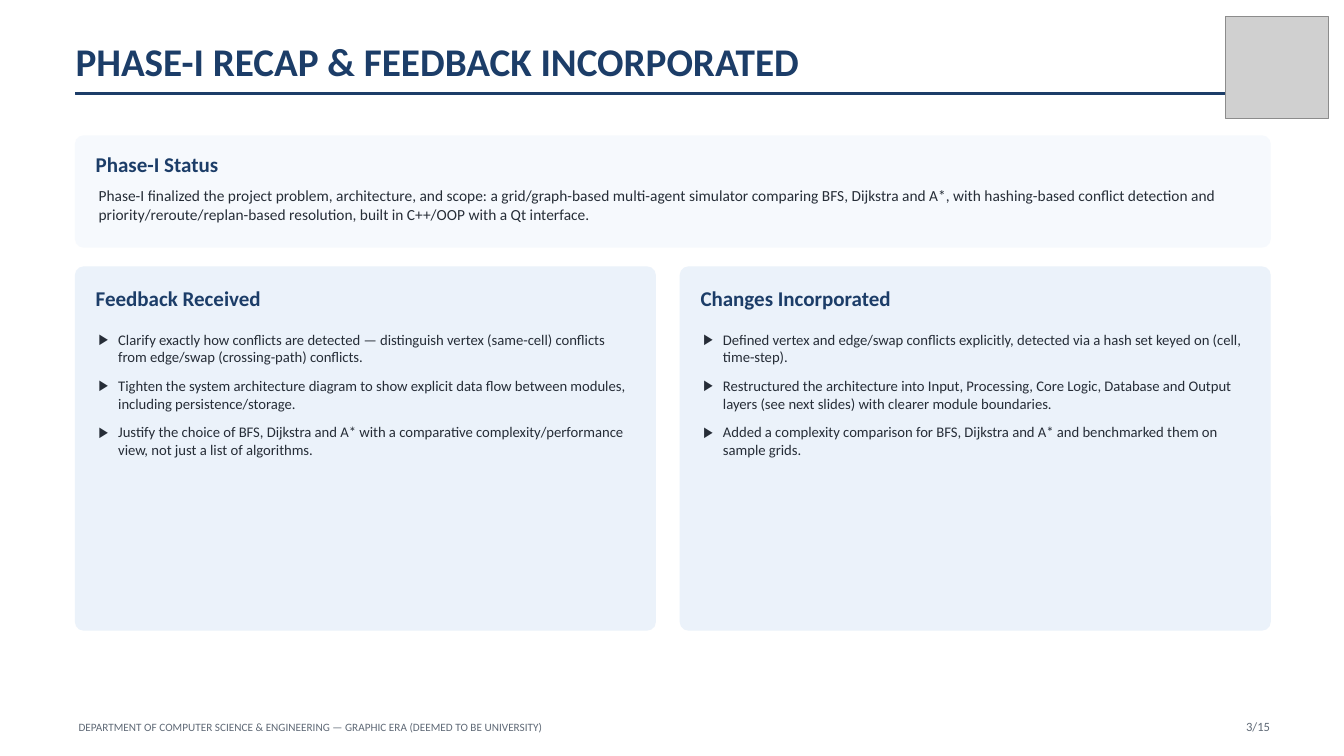
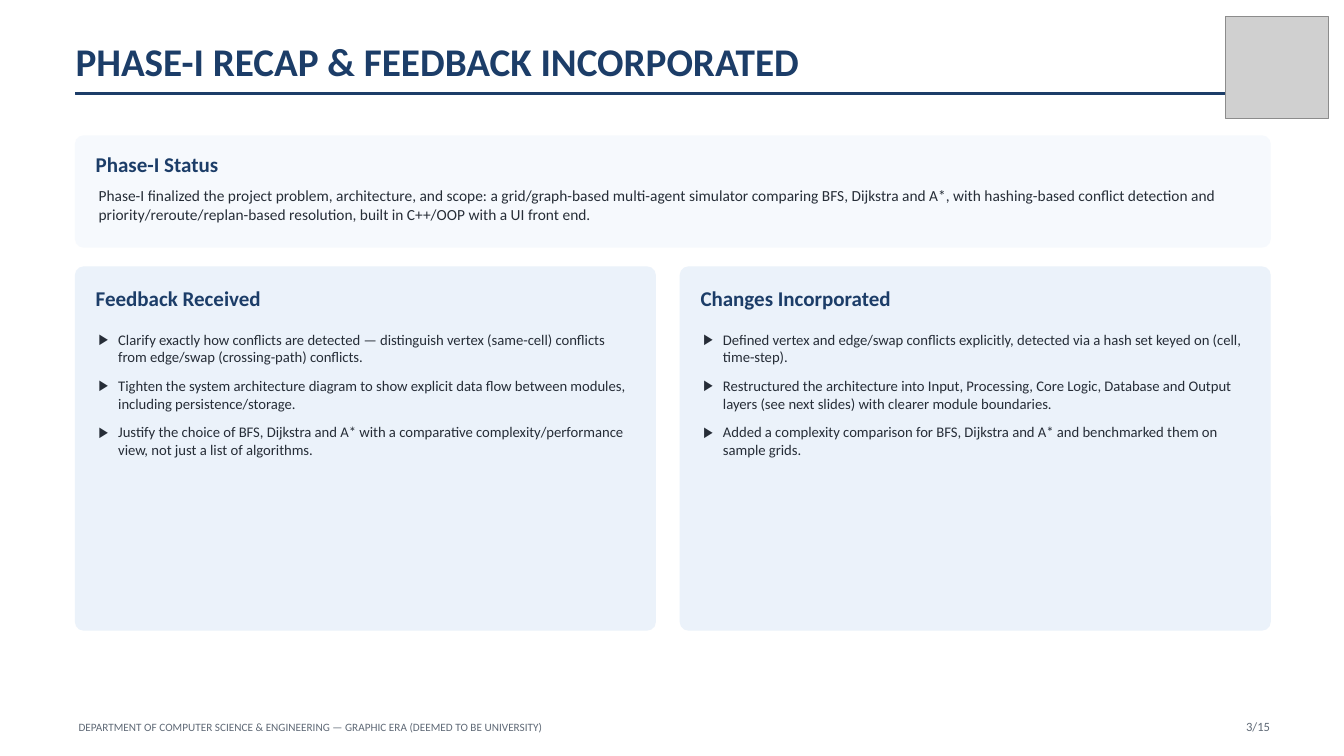
Before and after one commit to ayushirautela123/Simulator-for-Path-Planning-of-Multi-Agent, a slide deck: slide 3 of TeamAFK_PhaseII_Evaluation.pptx. Drawn at 1344x756 pixels with LibreOffice and Linux fonts; fonts in the diff are those of the drawing; grey boxes stand for pictures. Boxes give left, top, right and bottom in pixels: in the first picture for what was removed or moved away, otherwise in the second. Text is boxed around its words. In the diff, an @@ line names an element or a change of style, - is before the commit and + after.

Commit message:
Updated ppt for phase 2 of PBL- SPPM

```diff
--- a/TeamAFK_PhaseII_Evaluation.pptx
+++ b/TeamAFK_PhaseII_Evaluation.pptx
@@ text at (99,190,1215,223): text changed @@
-Phase-I finalized the project problem, architecture, and scope: a grid/graph-based multi-agent simulator comparing BFS, Dijkstra and A*, with hashing-based conflict detection and priority/reroute/replan-based resolution, built in C++/OOP with a Qt interface.
+Phase-I finalized the project problem, architecture, and scope: a grid/graph-based multi-agent simulator comparing BFS, Dijkstra and A*, with hashing-based conflict detection and priority/reroute/replan-based resolution, built in C++/OOP with a UI front end.
```
Also in this commit, not shown: 12 other slides changed.
